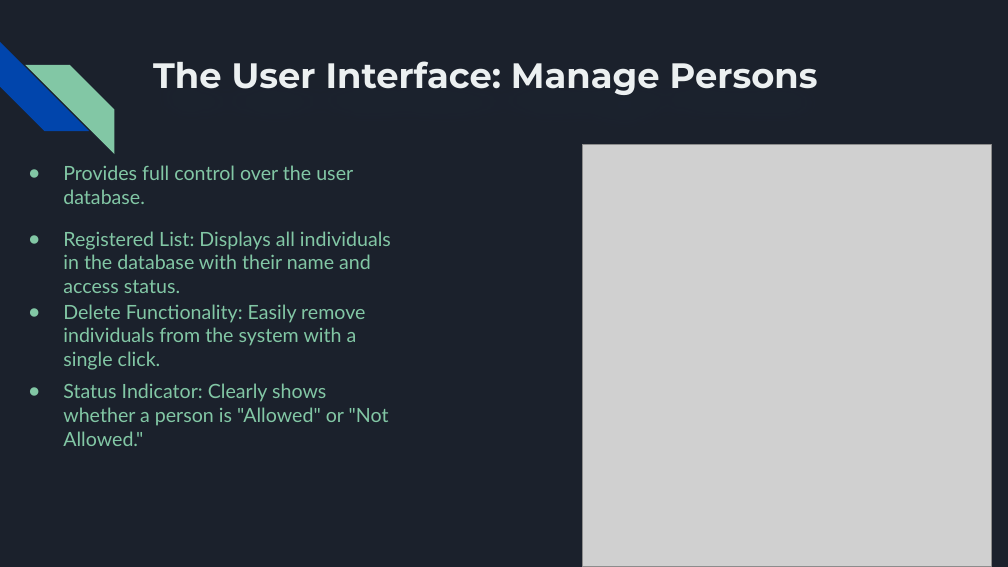
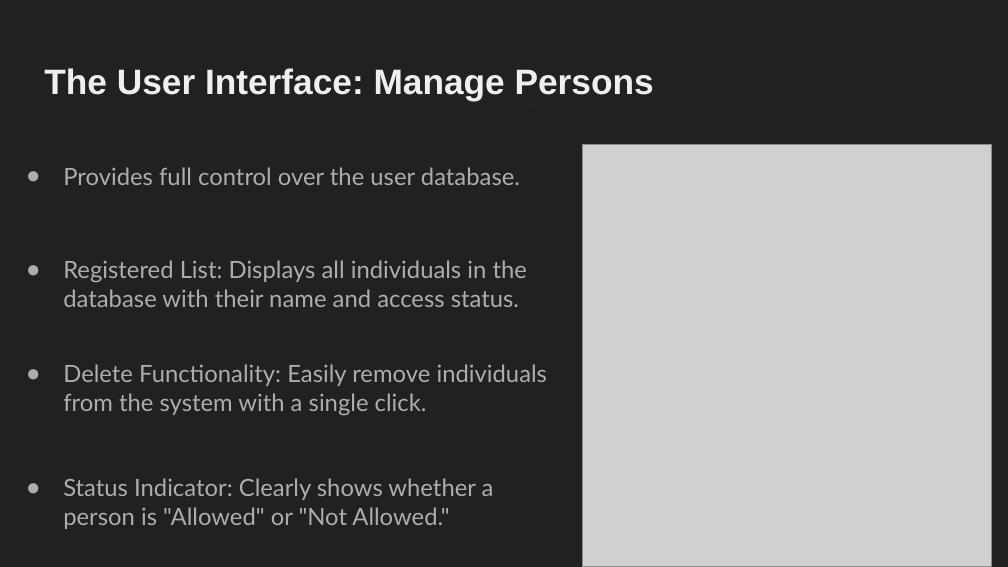
Before and after one commit to AhmedKamal75/Graduation_Project, a slide deck: slide 19 of Real-Time Face Recognition System with Custom-Trained Deep Learning Models.pptx (slide 13 before the commit). Drawn at 1008x567 pixels with LibreOffice and Linux fonts; fonts in the diff are those of the drawing; grey boxes stand for pictures. Boxes give left, top, right and bottom in pixels: in the first picture for what was removed or moved away, otherwise in the second. Text is boxed around its words. In the diff, an @@ line names an element or a change of style, - is before the commit and + after.

```diff
--- a/Real-Time Face Recognition System with Custom-Trained Deep Learning Models.pptx
+++ b/Real-Time Face Recognition System with Custom-Trained Deep Learning Models.pptx
@@ background #1B212C to #212121 @@
@@ diag stripe removed at (0, 42, 89, 131) @@
@@ title "The User Interface: Manage Persons": place and size @@
-title "The User Interface: Manage Persons" at (153, 61, 818, 95)
+title "The User Interface: Manage Persons" at (44, 68, 654, 100)
@@ title "The User Interface: Manage Persons" at (44, 68, 654, 100): font Montserrat to Arial @@
@@ diag stripe removed at (25, 65, 114, 153) @@
@@ text "Registered List: Displays all individuals ...": place and size @@
-text "Registered List: Displays all individuals ..." at (63, 231, 391, 293)
+text "Registered List: Displays all individuals ..." at (63, 260, 527, 307)
@@ text "Delete Functionality: Easily remove individuals ...": place and size @@
-text "Delete Functionality: Easily remove individuals ..." at (63, 304, 365, 370)
+text "Delete Functionality: Easily remove individuals ..." at (63, 364, 548, 416)
@@ size 14 to 17 pt, text colour #82C7A5 to #ADADAD; indent changed; bullet colour #82C7A5 to #ADADAD in 4 elements at (63, 167, 520, 185), (63, 260, 527, 307), (63, 364, 548, 416), (63, 478, 494, 529) @@
@@ text "Status Indicator: Clearly shows whether ...": place and size @@
-text "Status Indicator: Clearly shows whether ..." at (63, 383, 389, 446)
+text "Status Indicator: Clearly shows whether ..." at (63, 478, 494, 529)
```
Also in this commit, not shown: 10 other slides changed, 11 slides added, 6 slides removed, 5 other files.
